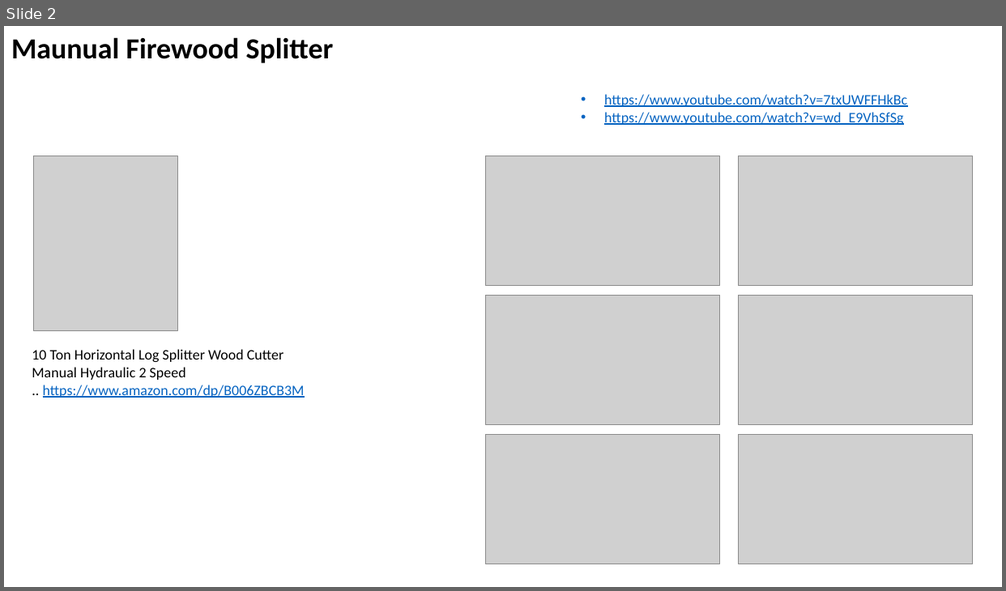
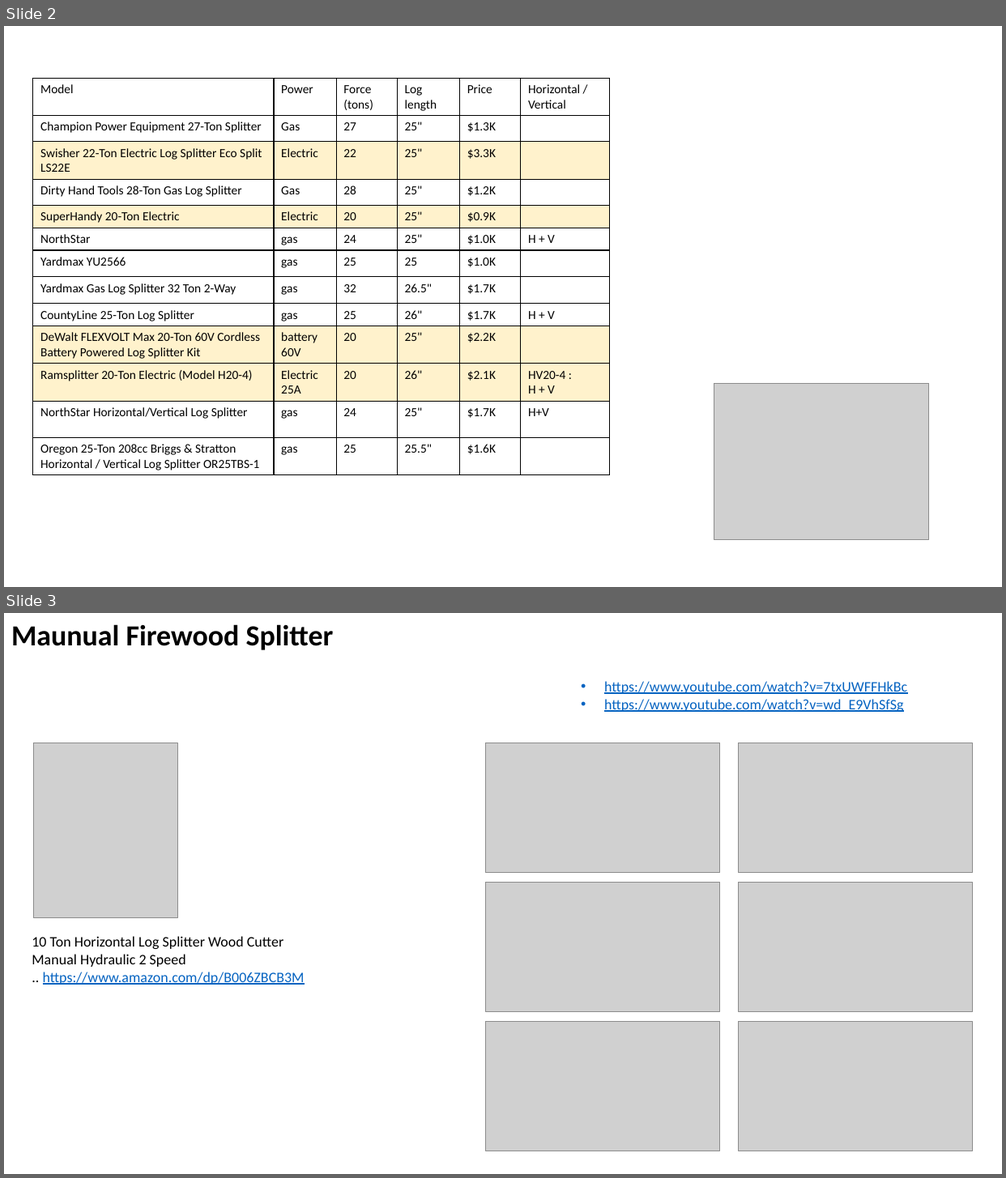
Before and after one commit to lselector/misc_farm, a slide deck: wood_log_splitter.pptx. Shown one above the other, each under a label of ours: slide 2 before the commit, slides 2 and 3 after it. The pictures are 1006x591 and 1006x1178 pixels, drawn with LibreOffice and Linux fonts; fonts in the diff are those of the drawing; grey boxes stand for pictures. Boxes give left, top, right and bottom in pixels: in the first picture for what was removed or moved away, otherwise in the second. Text is boxed around its words. In the diff, an @@ line names an element or a change of style, - is before the commit and + after.

```diff
--- a/wood_log_splitter.pptx
+++ b/wood_log_splitter.pptx
@@ slide 2 added at (x1=4, y1=26, x2=1002, y2=587), background #FFFFFF @@
@@ table added at (x1=33, y1=78, x2=611, y2=476), 13 rows, 6 columns @@
+Model | Power | Force (tons) | Log length | Price | Horizontal / Vertical
+Champion Power Equipment 27-Ton Splitter | Gas | 27 | 25" | $1.3K | 
+Swisher 22-Ton Electric Log Splitter Eco Split LS22E | Electric | 22 | 25" | $3.3K | 
+Dirty Hand Tools 28-Ton Gas Log Splitter | Gas | 28 | 25" | $1.2K | 
+SuperHandy 20-Ton Electric | Electric | 20 | 25" | $0.9K | 
+NorthStar | gas | 24 | 25" | $1.0K | H + V
+Yardmax YU2566 | gas | 25 | 25 | $1.0K | 
+Yardmax Gas Log Splitter 32 Ton 2-Way | gas | 32 | 26.5" | $1.7K | 
+CountyLine 25-Ton Log Splitter | gas | 25 | 26" | $1.7K | H + V
+DeWalt FLEXVOLT Max 20-Ton 60V Cordless Battery Powered Log Splitter Kit | battery 60V | 20 | 25" | $2.2K | 
+Ramsplitter 20-Ton Electric (Model H20-4) | Electric 25A | 20 | 26" | $2.1K | HV20-4 : / H + V
+NorthStar Horizontal/Vertical Log Splitter | gas | 24 | 25" | $1.7K | H+V
+Oregon 25-Ton 208cc Briggs & Stratton Horizontal / Vertical Log Splitter OR25TBS-1 | gas | 25 | 25.5" | $1.6K | 
@@ picture added at (x1=714, y1=384, x2=929, y2=540) @@
@@ what was slide 2 is now slide 3 @@
```
Also in this commit, not shown: 1 slide changed, 2 other files.
